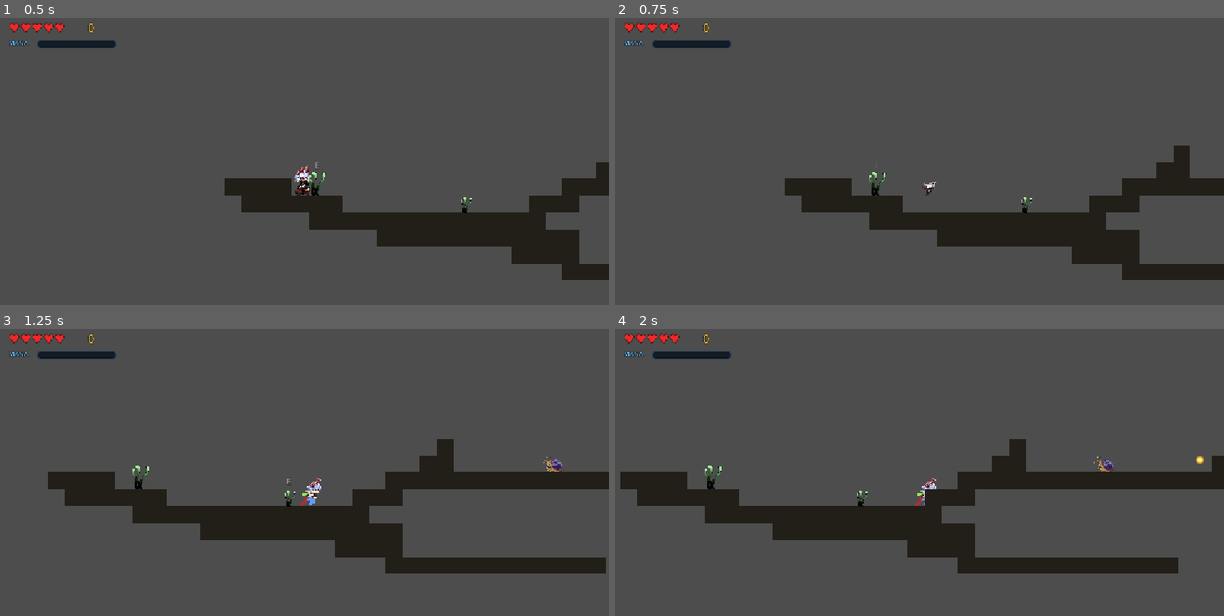
Above: before the commit, frames 1-4 (two rows, left to right).
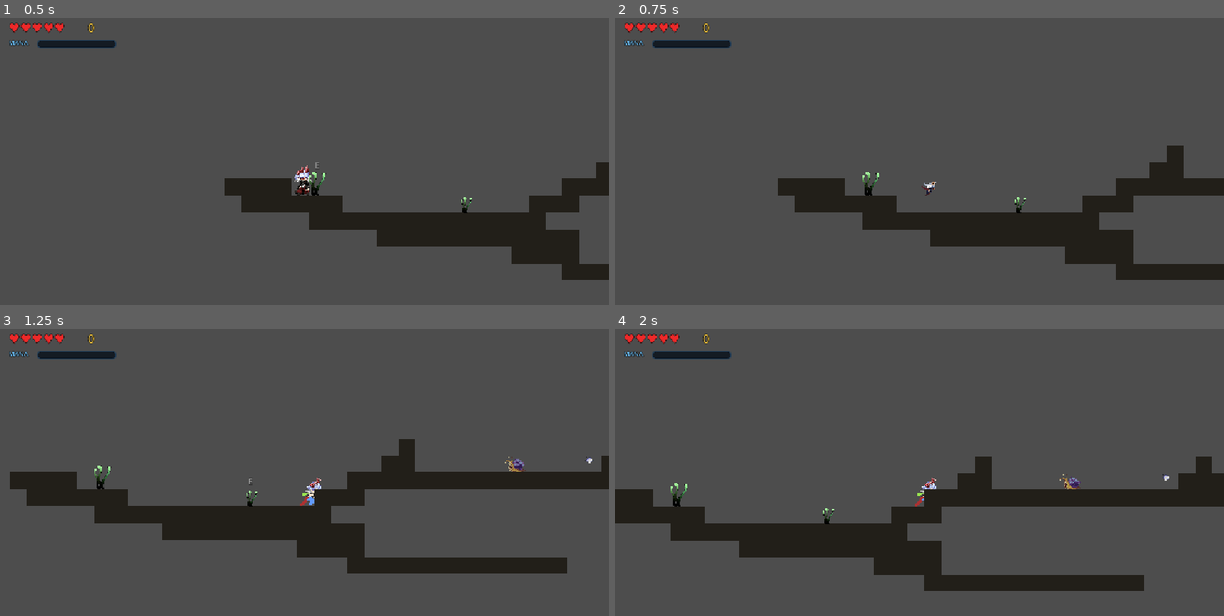
Above: after the commit, the same moments.

Repository: prayaashh/Gameeee
Game: Godot game, scene res://scenes/rooms/game.tscn
The game is run twice, just before and just after one commit, with the same random seed, the same clock (stepped at 60 frames per second) and the same inputs.
Inputs:
- Up to frame 1 (0.5 s): no input
- Up to frame 2 (0.75 s): hold Right (move_right) from 0.53 s (still down); tap D (dash) at 0.6 s
- Up to frame 3 (1.25 s): keep holding Right (move_right); tap Up (jump) at 0.77 s
- Up to frame 4 (2 s): keep holding Right (move_right); tap Space (attack) at 1.35 s; tap Up (jump) at 1.52 s; tap D (dash) at 1.55 s

Frame 1 is identical in both runs. In frame 2, 1.4% of the frame differs, in the area x 26-95%, y 44-92%; in frame 3, 6.9%; in frame 4, 18%, in the area x 0-100%, y 38-92%.

Commit message:
i forgot

Diff:
--- a/scenes/pickups/credit_pickup.tscn
+++ b/scenes/pickups/credit_pickup.tscn
@@ -1,21 +1,9 @@
 [gd_scene format=3 uid="uid://dsxbgs2tci56r"]
 
 [ext_resource type="Script" uid="uid://c6frbhxpfvrxw" path="res://scripts/pickups/credit_pickup.gd" id="1_pickup"]
-
-[sub_resource type="Gradient" id="Gradient_orb"]
-offsets = PackedFloat32Array(0, 0.55, 1)
-colors = PackedColorArray(1, 0.98, 0.75, 1, 1, 0.82, 0.2, 1, 1, 0.6, 0.1, 0)
-
-[sub_resource type="GradientTexture2D" id="GradientTexture2D_orb"]
-gradient = SubResource("Gradient_orb")
-width = 16
-height = 16
-fill = 1
-fill_from = Vector2(0.5, 0.5)
-fill_to = Vector2(1, 0.5)
+[ext_resource type="Texture2D" uid="uid://bxll5wjnvj10f" path="res://assets/Sprites/items/credit_pickup.png" id="2_uovrv"]
 
 [sub_resource type="CircleShape2D" id="CircleShape2D_orb"]
-radius = 9.0
 
 [node name="CreditPickup" type="Area2D" unique_id=549186822]
 z_index = 5
@@ -23,8 +11,9 @@
 script = ExtResource("1_pickup")
 
 [node name="Sprite2D" type="Sprite2D" parent="." unique_id=792793248]
+position = Vector2(1, 7)
 scale = Vector2(1.25, 1.25)
-texture = SubResource("GradientTexture2D_orb")
+texture = ExtResource("2_uovrv")
 
 [node name="CollisionShape2D" type="CollisionShape2D" parent="." unique_id=292892709]
 shape = SubResource("CircleShape2D_orb")
--- a/scenes/player.tscn
+++ b/scenes/player.tscn
@@ -372,8 +372,9 @@
 [node name="player" type="CharacterBody2D" unique_id=441232831]
 collision_mask = 2
 script = ExtResource("1_fhbv5")
-speed = 300.0
+speed = 500.0
 dash_time = 0.3
+dash_cooldown = 1.0
 attack_time = 0.175
 
 [node name="AnimatedSprite2D" type="AnimatedSprite2D" parent="." unique_id=1054226490]
--- a/scenes/rooms/cave/cave_room_1.tscn
+++ b/scenes/rooms/cave/cave_room_1.tscn
@@ -2,6 +2,7 @@
 
 [ext_resource type="PackedScene" uid="uid://cj4hswq3hicja" path="res://scenes/rooms/room_template.tscn" id="1_attfo"]
 [ext_resource type="Texture2D" uid="uid://bf874qpo8dcx6" path="res://assets/backgrounds/cavebg(Layer 2) _0001.png" id="2_8kbsy"]
+[ext_resource type="PackedScene" uid="uid://dvdrq7hdiemxe" path="res://scenes/doorway.tscn" id="2_k7fkc"]
 [ext_resource type="Texture2D" uid="uid://cnbsq6v0ud785" path="res://assets/backgrounds/cavebg(Layer 3) _0001.png" id="3_m4vpo"]
 [ext_resource type="Texture2D" uid="uid://b8ibgnywwmm1v" path="res://assets/backgrounds/cavebg(Layer 4) _0001.png" id="4_7w5ou"]
 [ext_resource type="Texture2D" uid="uid://m8y51fvytswt" path="res://assets/backgrounds/cavebg(Layer 4 (copy)) _0001.png" id="5_58r6w"]
@@ -65,6 +66,10 @@
 
 [node name="CaveRoom1" unique_id=1967681378 instance=ExtResource("1_attfo")]
 
+[node name="Doorway" parent="Doorways" parent_id_path=PackedInt32Array(1438724118) index="0" unique_id=1680576452 instance=ExtResource("2_k7fkc")]
+position = Vector2(1222, 170)
+target_scene = "uid://cy2tmnycn33bk"
+
 [node name="Background" type="Node2D" parent="." index="7" unique_id=390559768]
 z_index = -20
 position = Vector2(0, 318)
--- a/scenes/rooms/overworld castle 1/castle_1_room_1.tscn
+++ b/scenes/rooms/overworld castle 1/castle_1_room_1.tscn
@@ -1,7 +1,8 @@
 [gd_scene format=3 uid="uid://cy2tmnycn33bk"]
 
 [ext_resource type="PackedScene" uid="uid://cj4hswq3hicja" path="res://scenes/rooms/room_template.tscn" id="1_gkjcg"]
-[ext_resource type="Texture2D" uid="uid://b23o5nogar7t8" path="res://assets/backgrounds/overworld_castle1/castle1bg(Flattened) _0001.png" id="2_xf1n4"]
+[ext_resource type="PackedScene" uid="uid://dvdrq7hdiemxe" path="res://scenes/doorway.tscn" id="2_vtfd8"]
+[ext_resource type="Texture2D" uid="uid://ccn5lkohsm7kj" path="res://assets/backgrounds/overworld_castle1/castle1bg-Copy2(Flattened) _0001.png" id="2_xf1n4"]
 [ext_resource type="Texture2D" uid="uid://lctt7yvlt8x0" path="res://assets/backgrounds/overworld_castle1/castle1bg(Layer 2) _0001.png" id="3_vtfd8"]
 [ext_resource type="PackedScene" uid="uid://c4akv5ilf6lkj" path="res://scenes/tile_map.tscn" id="4_fsn4f"]
 
@@ -20,6 +21,16 @@
 top_limit = 0
 bottom_limit = 640
 
+[node name="player" parent="." index="0" unique_id=45254567]
+position = Vector2(106, 455)
+
+[node name="Spawn" parent="Entrances" parent_id_path=PackedInt32Array(1834872771) index="0" unique_id=1573731701]
+position = Vector2(120, 500)
+
+[node name="Doorway" parent="Doorways" parent_id_path=PackedInt32Array(1438724118) index="0" unique_id=1680576452 instance=ExtResource("2_vtfd8")]
+position = Vector2(-1309, 486)
+target_scene = "uid://c44omavotwfww"
+
 [node name="Backgrounds" type="Node2D" parent="." index="7" unique_id=1573557639]
 position = Vector2(0, 320)
 scale = Vector2(2, 2)
@@ -33,35 +44,34 @@
 [node name="Sprite2D" type="Sprite2D" parent="Backgrounds/Parallax2D" index="0" unique_id=1434243]
 texture = ExtResource("2_xf1n4")
 
-[node name="Lighting" type="Node2D" parent="Backgrounds/Parallax2D" index="1" unique_id=808214965]
-position = Vector2(0, -160)
-scale = Vector2(0.5, 0.5)
+[node name="LightLayer" type="Parallax2D" parent="Backgrounds" index="1" unique_id=808214965]
+z_index = -20
+scroll_scale = Vector2(0.9, 1)
+repeat_size = Vector2(0, 0)
 
-[node name="PointLight2D" type="PointLight2D" parent="Backgrounds/Parallax2D/Lighting" index="0" unique_id=1109989335]
-position = Vector2(-318, 272)
-scale = Vector2(3, 3)
-color = Color(0.76862746, 0.5294118, 0.4117647, 1)
+[node name="PointLight2D" type="PointLight2D" parent="Backgrounds/LightLayer" index="0" unique_id=694215155]
+position = Vector2(132.2, -24.5)
+scale = Vector2(1.5, 1.5)
+color = Color(0.7521308, 0.41830385, 0.6005354, 1)
 energy = 1.06
-range_z_max = -20
 texture = SubResource("GradientTexture2D_xf1n4")
 
-[node name="PointLight2D2" type="PointLight2D" parent="Backgrounds/Parallax2D/Lighting" index="1" unique_id=1140964593]
-position = Vector2(-444, 269)
-scale = Vector2(3, 3)
-color = Color(0.76862746, 0.5294118, 0.4117647, 1)
+[node name="PointLight2D2" type="PointLight2D" parent="Backgrounds/LightLayer" index="1" unique_id=2042923426]
+position = Vector2(194.7, -26)
+scale = Vector2(1.5, 1.5)
+color = Color(0.7521308, 0.41830385, 0.6005354, 1)
 energy = 1.06
-range_z_max = -20
 texture = SubResource("GradientTexture2D_xf1n4")
 
-[node name="PointLight2D3" type="PointLight2D" parent="Backgrounds/Parallax2D/Lighting" index="2" unique_id=1626176595]
-position = Vector2(-576, 272)
-scale = Vector2(3, 3)
-color = Color(0.76862746, 0.5294118, 0.4117647, 1)
+[node name="PointLight2D3" type="PointLight2D" parent="Backgrounds/LightLayer" index="2" unique_id=377915202]
+position = Vector2(258.2, -24.5)
+scale = Vector2(1.5, 1.5)
+color = Color(0.7521308, 0.41830385, 0.6005354, 1)
 energy = 1.06
-range_z_max = -20
 texture = SubResource("GradientTexture2D_xf1n4")
 
-[node name="Parallax2D2" type="Parallax2D" parent="Backgrounds" index="1" unique_id=873794557]
+[node name="Parallax2D2" type="Parallax2D" parent="Backgrounds" index="2" unique_id=873794557]
+visible = false
 z_index = -10
 scroll_scale = Vector2(0.95, 1)
 repeat_size = Vector2(1000, 0)
--- a/scripts/player_scripts/attack.gd
+++ b/scripts/player_scripts/attack.gd
@@ -6,7 +6,7 @@
 func enter(_previous: StringName) -> void:
 	player.play(&"attack")
 	time_left = player.attack_time
-	player.velocity.x = 0.0
+	#player.velocity.x = 0.0
 	already_hit.clear()
 	player.attack_hitbox.body_entered.connect(_on_hit)
 	player.attack_hitbox.monitoring = true
Binary file added: assets/GUI/GUI_box_1.png
Binary file added: assets/Sprites/items/credit_pickup.png
Not shown, added: assets/Sprites/items/credit_pickup.png.import
Binary file added: assets/backgrounds/overworld_castle1/castle1bg-Copy2(Flattened) _0001.png
Not shown, added: assets/backgrounds/overworld_castle1/castle1bg-Copy2(Flattened) _0001.png.import
Binary file added: assets/backgrounds/overworld_castle1/castle1bg-Copy2(Layer 2) _0001.png
Not shown, added: assets/backgrounds/overworld_castle1/castle1bg-Copy2(Layer 2) _0001.png.import
Not shown, added: assets/backgrounds/overworld_castle1/castle1bg-Copy2.pxo
Not shown, added: assets/pxo files/GUI_box_1.pxo
Not shown, added: assets/pxo files/castle1bg - Copy.pxo
Not shown, added: assets/pxo files/castle1bg-Copy2.pxo
Not shown, added: assets/pxo files/castle1bg.pxo
(and 2 more such lines)
